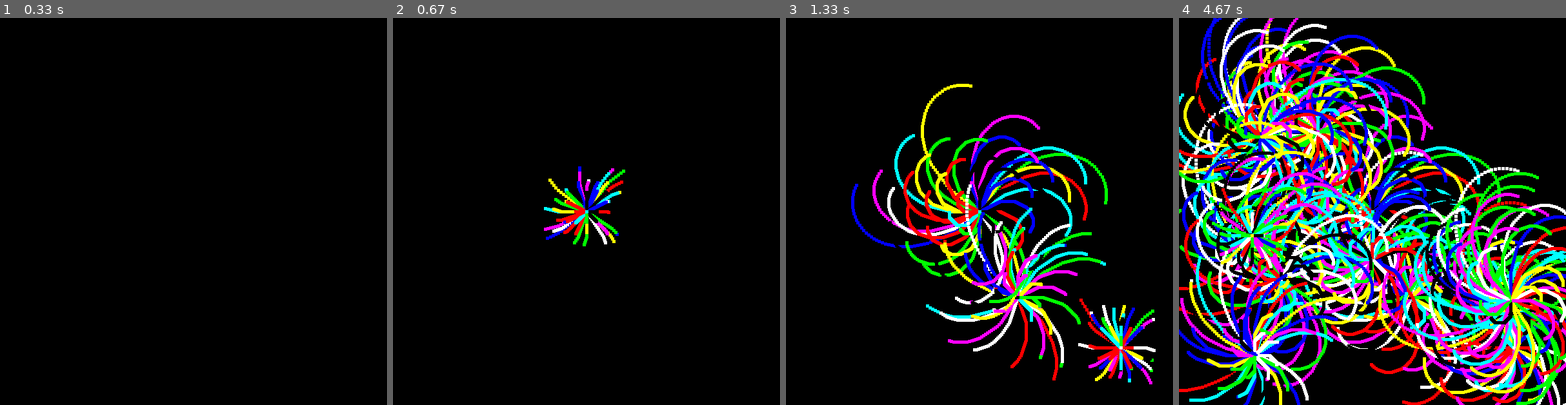
Above: before the commit, frames 1-4 (left to right).
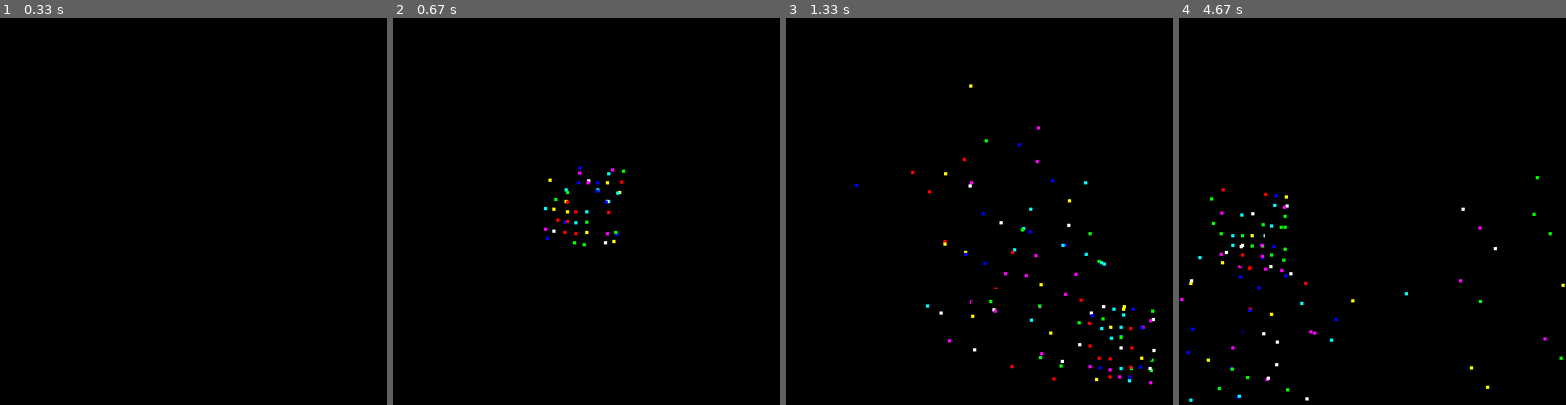
Above: after the commit, the same moments.

Repository: Quantum-HG/Pygame-Swirly-Particles
Game: pygame game, started from Swirly Particles.py
The game is run twice, just before and just after one commit, with the same random seed, the same clock (stepped at 60 frames per second) and the same inputs.
Inputs (mouse positions are in pixels of both pictures, inside the frame that each line leads up to):
- Up to frame 1 (0.33 s): no input
- Up to frame 2 (0.67 s): click (586, 211) at 0.38 s
- Up to frame 3 (1.33 s): click (1018, 296) at 0.72 s; click (1118, 346) at 1.05 s
- Up to frame 4 (4.67 s): click (1279, 134) at 1.38 s; click (1372, 257) at 1.72 s; click (1318, 130) at 2.05 s; click (1507, 312) at 2.38 s; click (1248, 250) at 2.72 s; click (1260, 137) at 3.05 s; click (1279, 281) at 3.38 s; click (1511, 300) at 3.72 s; click (1256, 354) at 4.05 s; click (1252, 234) at 4.38 s

Frame 1 is identical in both runs. In frame 2, 1.2% of the frame differs, in the area x 39-60%, y 39-59%; in frame 3, 11%; in frame 4, 48%, in the area x 0-100%, y 0-100%.

Commit message:
Update Swirly Particles.py

Diff:
--- a/Swirly Particles.py
+++ b/Swirly Particles.py
@@ -52,7 +52,7 @@
 
 grp = pygame.sprite.Group()
 while True:
-    # screen.fill('black')
+    screen.fill('black')
     vector = vec(pygame.mouse.get_pos() - vec(0, 300))
 
     for event in pygame.event.get():
